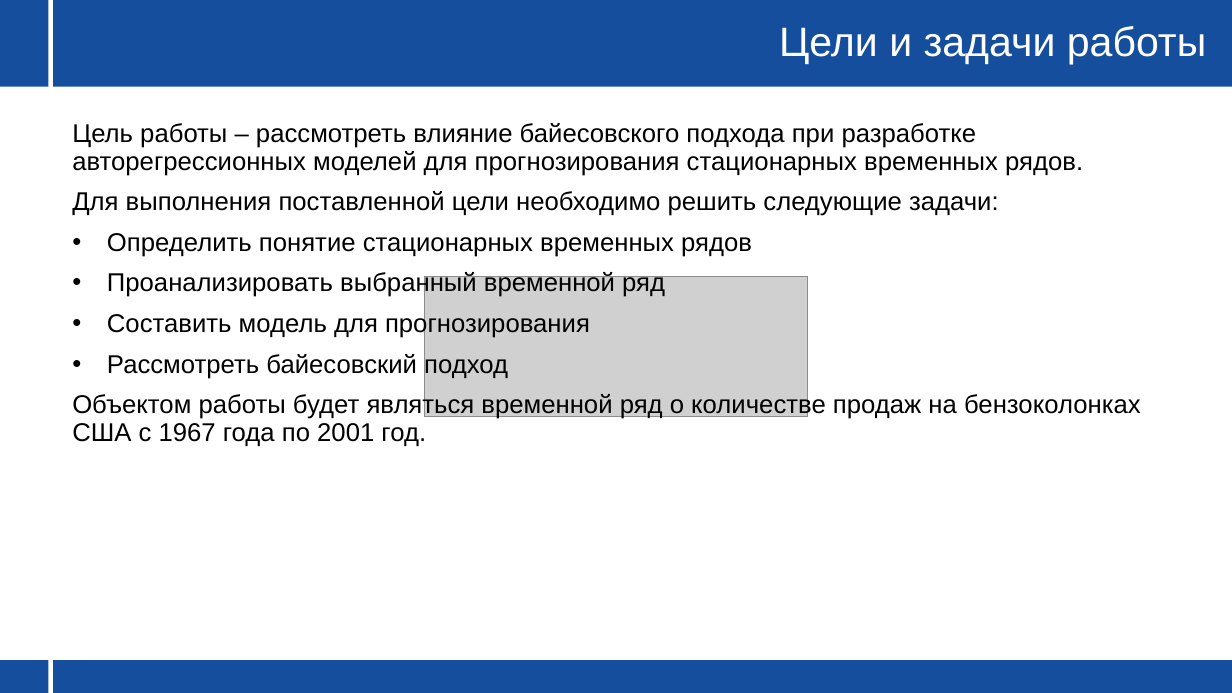
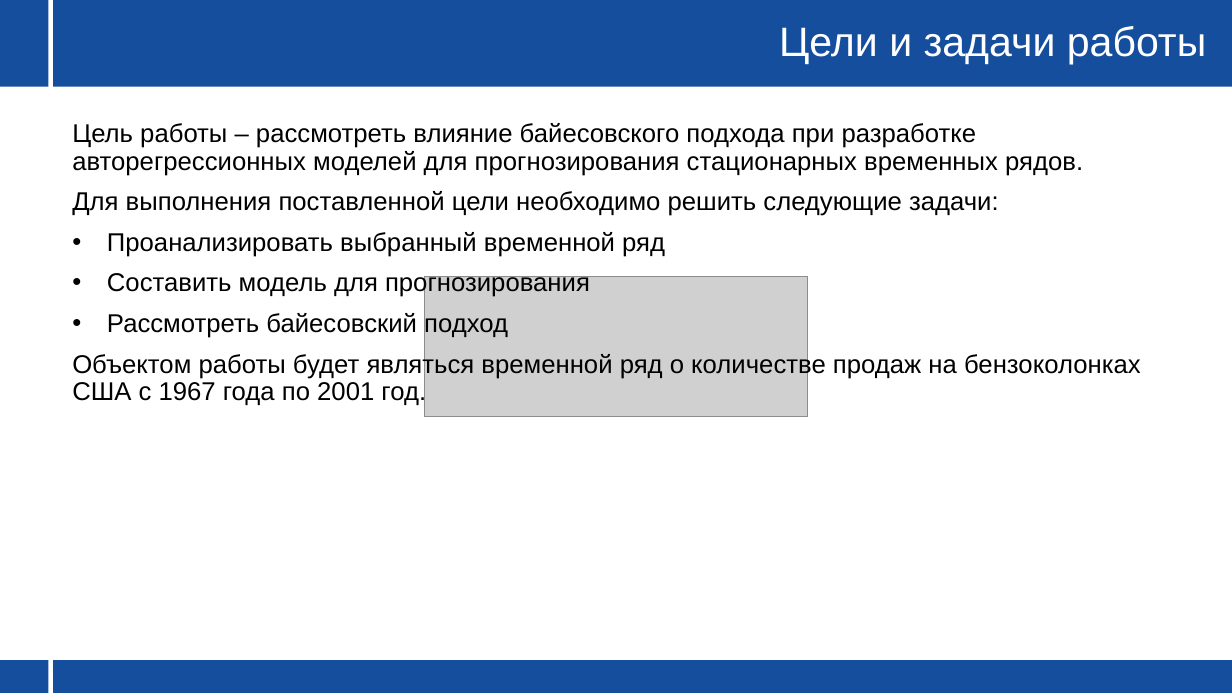
Before and after one commit to Morzhig/Faculty-of-Applied-Mathematics-and-Computer-Science, a slide deck: slide 2 of Mathematical Modelling and Data Science/Coursework/КР_презентация.pptx. Drawn at 1232x693 pixels with LibreOffice and Linux fonts; fonts in the diff are those of the drawing; grey boxes stand for pictures; background and template pictures are left out. Boxes give left, top, right and bottom in pixels: in the first picture for what was removed or moved away, otherwise in the second. Text is boxed around its words. In the diff, an @@ line names an element or a change of style, - is before the commit and + after.

```diff
--- a/Mathematical Modelling and Data Science/Coursework/КР_презентация.pptx
+++ b/Mathematical Modelling and Data Science/Coursework/КР_презентация.pptx
@@ text at (107,233,752,257): paragraph removed @@
-• Определить понятие стационарных временных рядов
```
Also in this commit, not shown: 1 other slide changed, 1 slide added, 1 slide removed, 14 other files.
